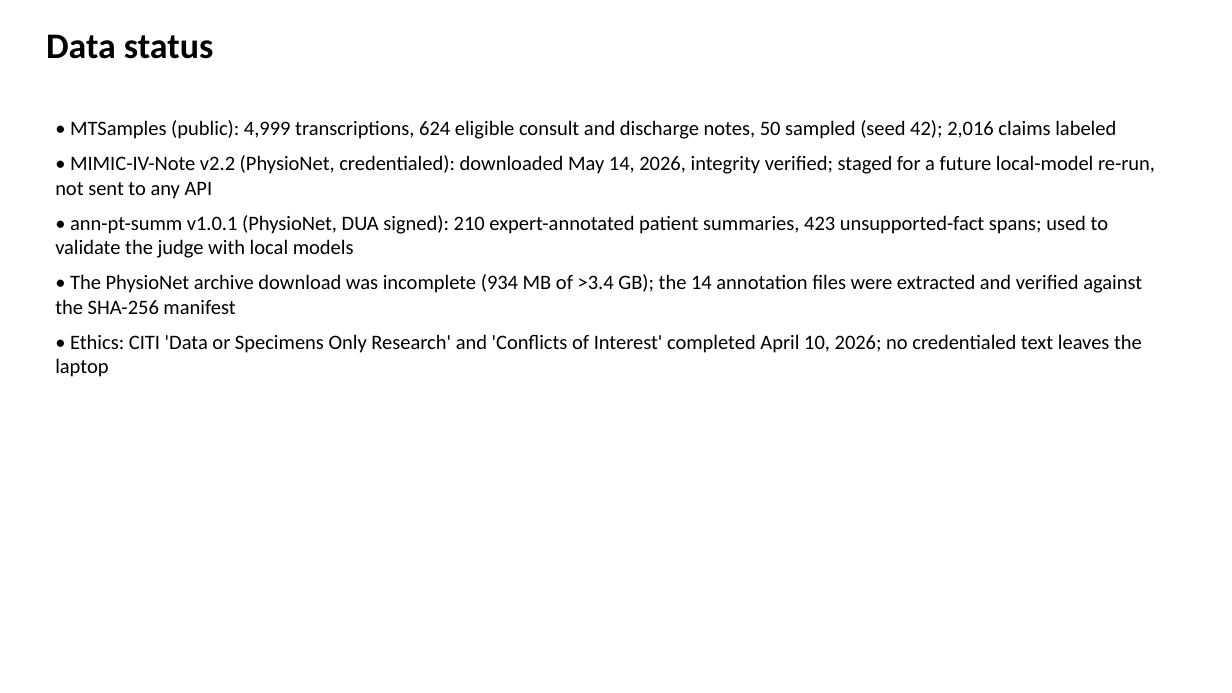
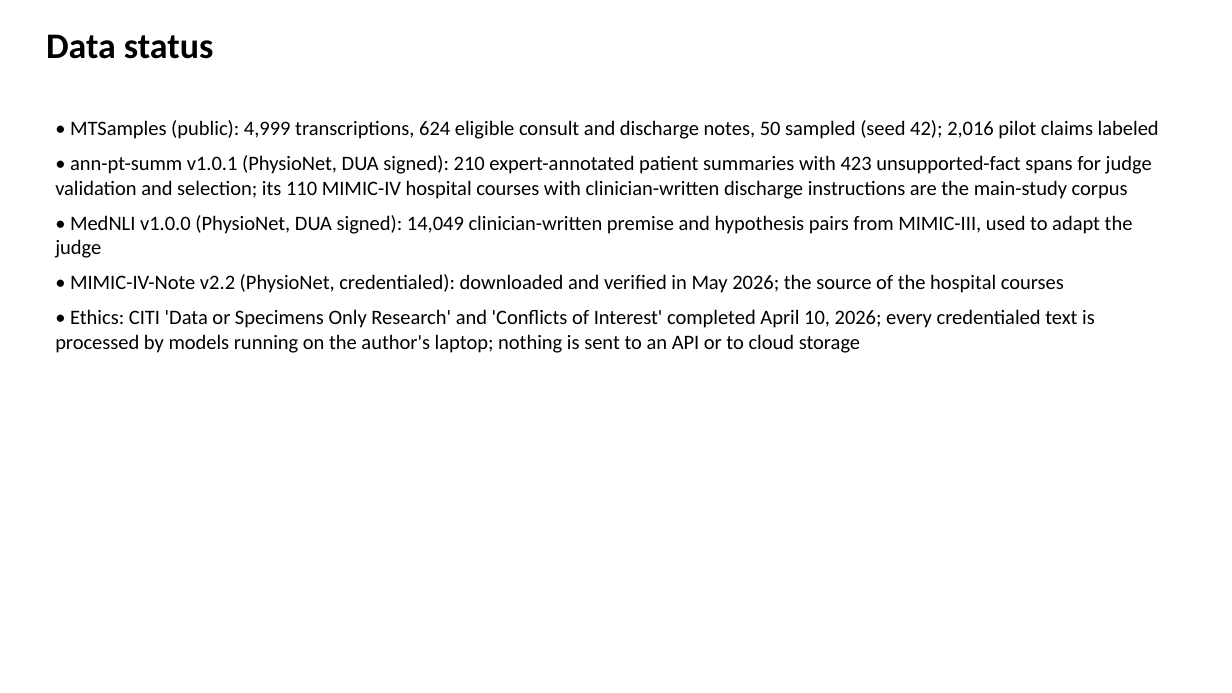
Before and after one commit to slay-a/medical-hallucination-eval, a slide deck: slide 5 of deliverables/Progress_Slides_Fall2026.pptx (slide 4 before the commit). Drawn at 1232x693 pixels with LibreOffice and Linux fonts; fonts in the diff are those of the drawing. Boxes give left, top, right and bottom in pixels: in the first picture for what was removed or moved away, otherwise in the second. Text is boxed around its words. In the diff, an @@ line names an element or a change of style, - is before the commit and + after.

```diff
--- a/deliverables/Progress_Slides_Fall2026.pptx
+++ b/deliverables/Progress_Slides_Fall2026.pptx
@@ text at (55, 120, 1159, 353): text changed @@
-• MTSamples (public): 4,999 transcriptions, 624 eligible consult and discharge notes, 50 sampled (seed 42); 2,016 claims labeled
-• MIMIC-IV-Note v2.2 (PhysioNet, credentialed): downloaded May 14, 2026, integrity verified; staged for a future local-model re-run, not sent to any API
-• ann-pt-summ v1.0.1 (PhysioNet, DUA signed): 210 expert-annotated patient summaries, 423 unsupported-fact spans; used to validate the judge with local models
-• The PhysioNet archive download was incomplete (934 MB of >3.4 GB); the 14 annotation files were extracted and verified against the SHA-256 manifest
-• Ethics: CITI 'Data or Specimens Only Research' and 'Conflicts of Interest' completed April 10, 2026; no credentialed text leaves the laptop
+• MTSamples (public): 4,999 transcriptions, 624 eligible consult and discharge notes, 50 sampled (seed 42); 2,016 pilot claims labeled
+• ann-pt-summ v1.0.1 (PhysioNet, DUA signed): 210 expert-annotated patient summaries with 423 unsupported-fact spans for judge validation and selection; its 110 MIMIC-IV hospital courses with clinician-written discharge instructions are the main-study corpus
+• MedNLI v1.0.0 (PhysioNet, DUA signed): 14,049 clinician-written premise and hypothesis pairs from MIMIC-III, used to adapt the judge
+• MIMIC-IV-Note v2.2 (PhysioNet, credentialed): downloaded and verified in May 2026; the source of the hospital courses
+• Ethics: CITI 'Data or Specimens Only Research' and 'Conflicts of Interest' completed April 10, 2026; every credentialed text is processed by models running on the author's laptop; nothing is sent to an API or to cloud storage
```
Also in this commit, not shown: 8 other slides changed, 4 slides added, 4 slides removed, 11 other files.
